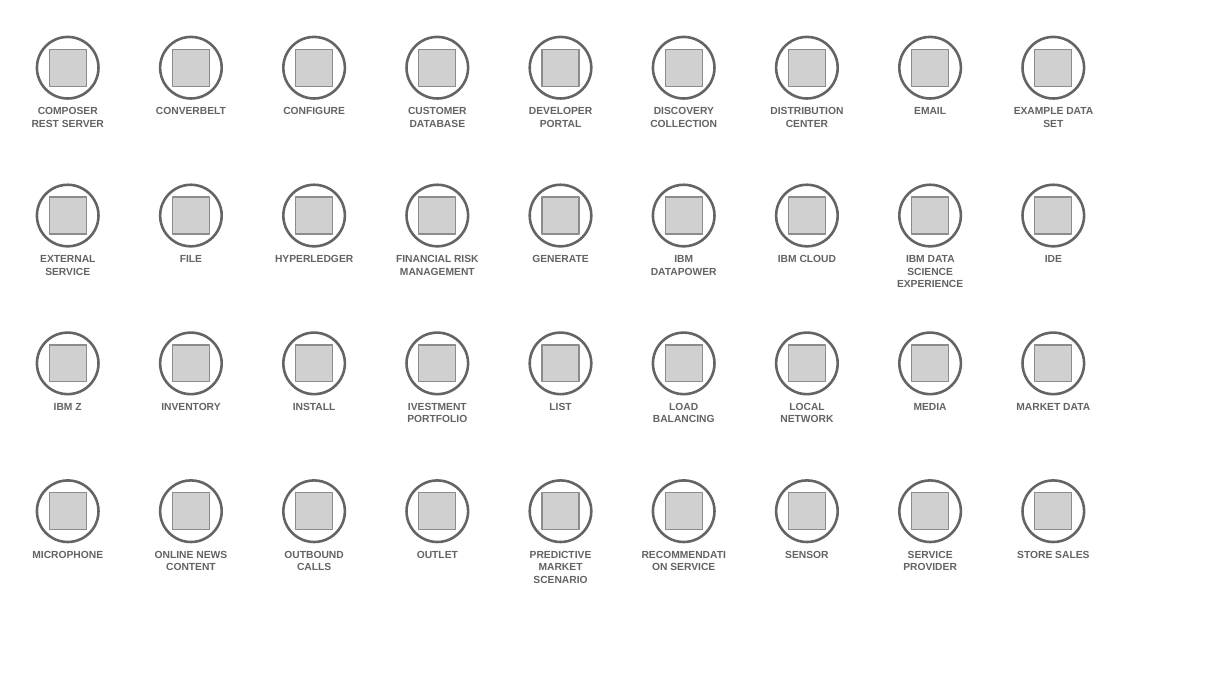
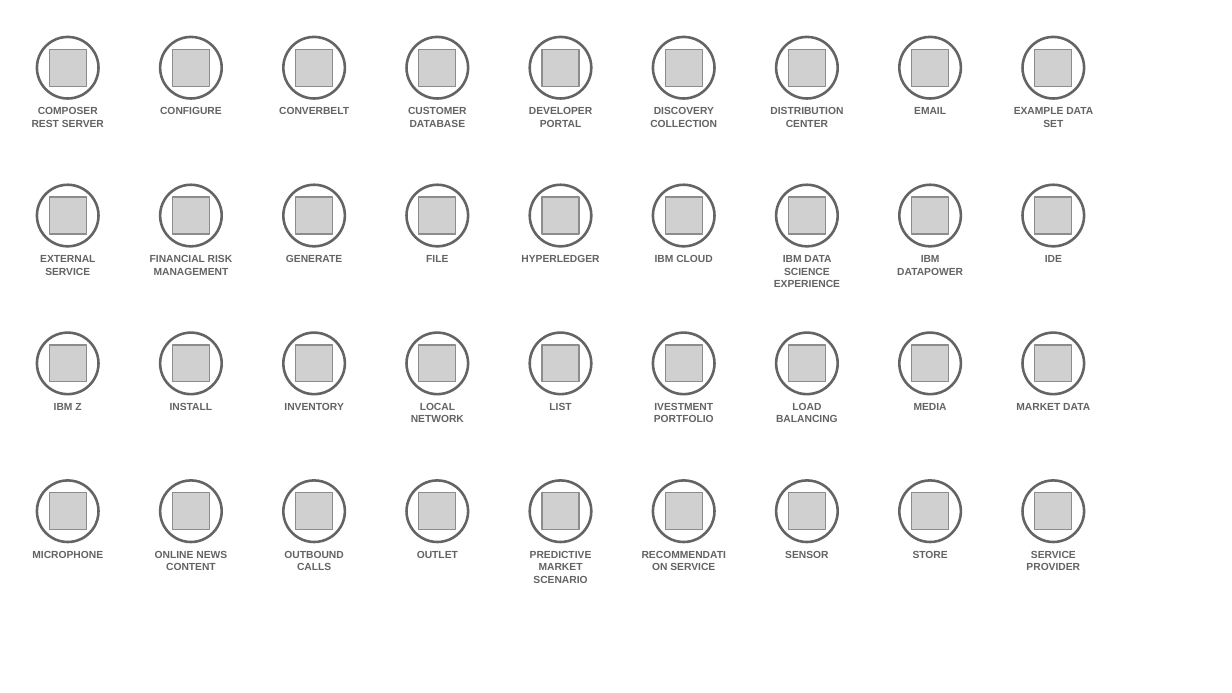
Before and after one commit to l2fprod/myarchitecture, a slide deck: slide 11 of mycatalog-architecture-diagram-template.pptx. Drawn at 1232x693 pixels with LibreOffice and Linux fonts; fonts in the diff are those of the drawing; grey boxes stand for pictures. Boxes give left, top, right and bottom in pixels: in the first picture for what was removed or moved away, otherwise in the second. Text is boxed around its words. In the diff, an @@ line names an element or a change of style, - is before the commit and + after.

Commit message:
new deck

```diff
--- a/mycatalog-architecture-diagram-template.pptx
+++ b/mycatalog-architecture-diagram-template.pptx
@@ text "CONFIGURE": place and size @@
-text "CONFIGURE" at <box>283,107,345,114</box>
+text "CONFIGURE" at <box>160,107,222,114</box>
@@ text at <box>150,255,233,275</box>: text changed @@
-FILE
+FINANCIAL RISK MANAGEMENT
@@ text at <box>286,255,342,262</box>: text changed @@
-HYPERLEDGER
+GENERATE
@@ text at <box>426,255,448,262</box>: text changed @@
-FINANCIAL RISK MANAGEMENT
+FILE
@@ text at <box>521,255,599,262</box>: text changed @@
-GENERATE
+HYPERLEDGER
@@ text at <box>655,255,713,262</box>: text changed @@
-IBM DATAPOWER
+IBM CLOUD
@@ text at <box>774,254,840,287</box>: text changed @@
-IBM CLOUD
+IBM DATA SCIENCE EXPERIENCE
@@ text at <box>897,254,963,275</box>: text changed @@
-IBM DATA SCIENCE EXPERIENCE
+IBM DATAPOWER
@@ text "INSTALL": place and size @@
-text "INSTALL" at <box>293,403,336,410</box>
+text "INSTALL" at <box>170,403,213,410</box>
@@ text at <box>411,403,464,422</box>: text changed @@
-IVESTMENT PORTFOLIO
+LOCAL NETWORK
@@ text added at <box>654,403,714,422</box>, 6 pt, text #646365, bold @@
+IVESTMENT PORTFOLIO
@@ text removed at <box>780,403,833,422</box> @@
-LOCAL NETWORK
@@ text at <box>913,551,948,558</box>: text changed @@
-STORE SALES
+STORE
@@ 4 texts: place and size @@
-4 texts at <box>156,107,957,570</box>
+4 texts at <box>279,107,1080,570</box>
```
Also in this commit, not shown: 17 other slides changed, 1 slide added, 1 slide removed.
